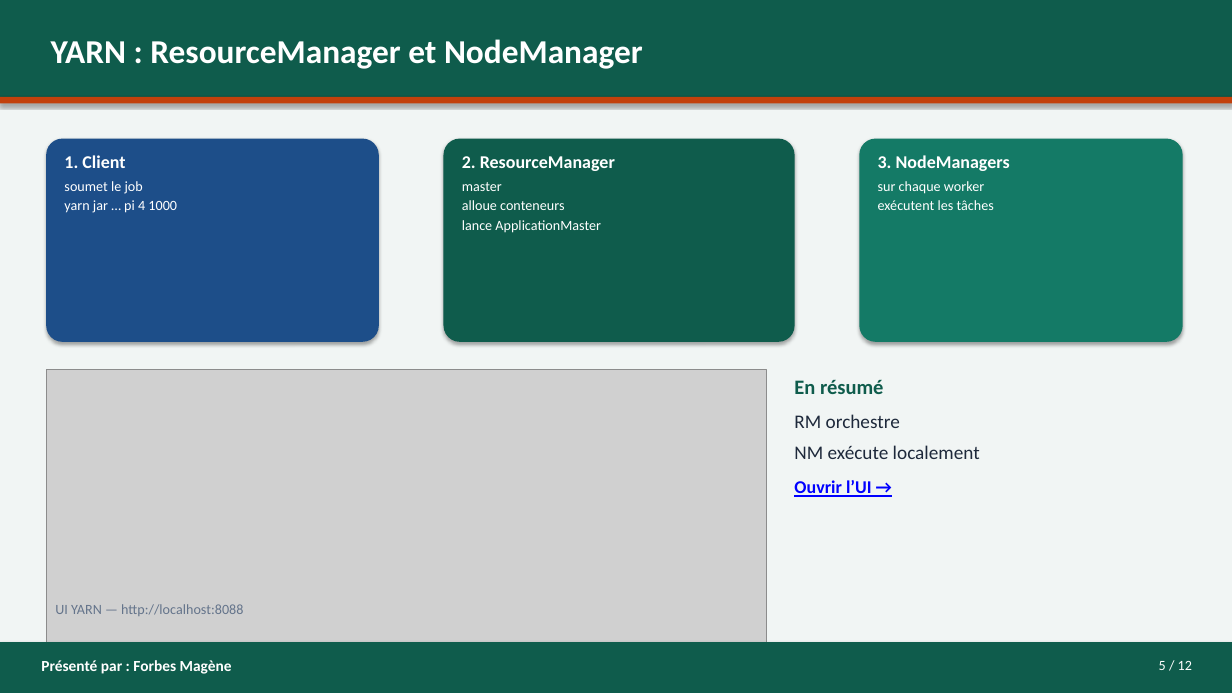
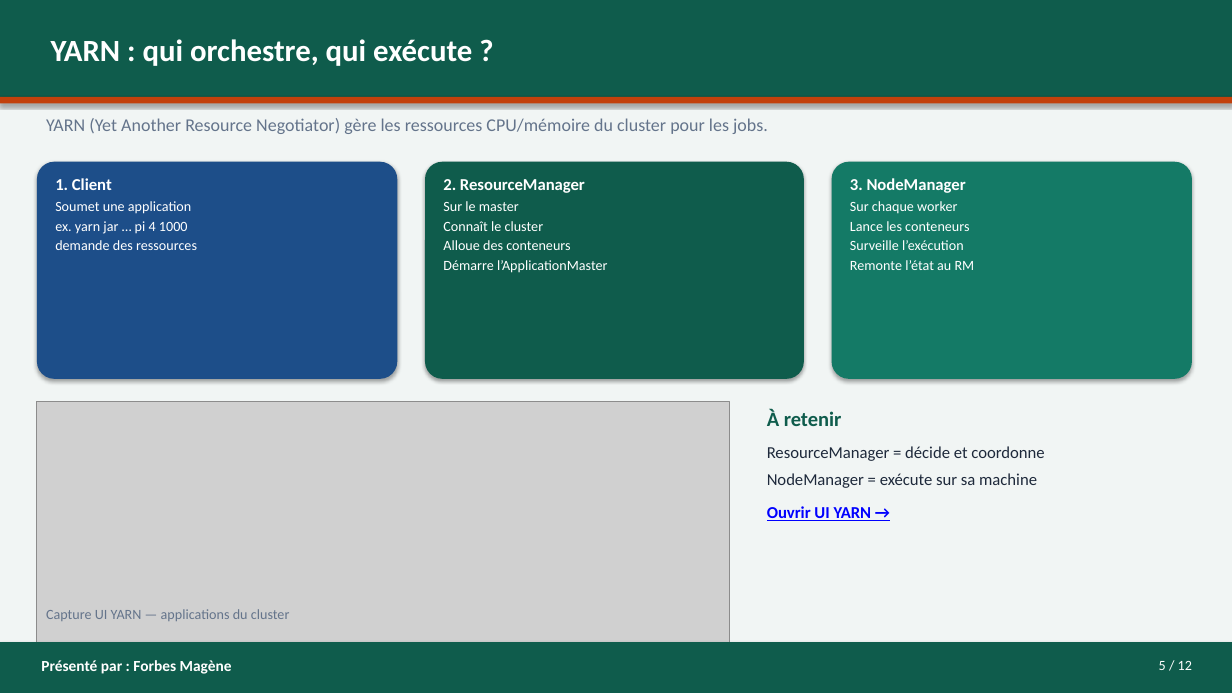
Before and after one commit to asinyopetro/Les_Hadoop_Riders_G4, a slide deck: slide 5 of presentation/PRESENTATION-G4-Les_Hadoop_Riders.pptx. Drawn at 1232x693 pixels with LibreOffice and Linux fonts; fonts in the diff are those of the drawing; grey boxes stand for pictures. Boxes give left, top, right and bottom in pixels: in the first picture for what was removed or moved away, otherwise in the second. Text is boxed around its words. In the diff, an @@ line names an element or a change of style, - is before the commit and + after.

```diff
--- a/presentation/PRESENTATION-G4-Les_Hadoop_Riders.pptx
+++ b/presentation/PRESENTATION-G4-Les_Hadoop_Riders.pptx
@@ text at (51, 39, 472, 66): text changed; size 26 to 24 pt @@
-YARN : ResourceManager et NodeManager
+YARN : qui orchestre, qui exécute ?
@@ text added at (46, 118, 768, 134), 14 pt, text #64748B @@
+YARN (Yet Another Resource Negotiator) gère les ressources CPU/mémoire du cluster pour les jobs.
@@ rounded rectangle: place and size @@
-rounded rectangle at (46, 139, 379, 342)
+rounded rectangle at (37, 162, 397, 379)
@@ text "1. Client": place and size @@
-text "1. Client" at (64, 155, 177, 213)
+text "1. Client" at (55, 178, 197, 250)
@@ text at (55, 178, 112, 190): size 14 to 13 pt in "1. Client"; less space between paragraphs @@
@@ rounded rectangle: place and size @@
-rounded rectangle at (444, 139, 795, 342)
+rounded rectangle at (425, 162, 804, 379)
@@ text "2. ResourceManager": place and size @@
-text "2. ResourceManager" at (462, 156, 615, 233)
+text "2. ResourceManager" at (443, 179, 608, 273)
@@ text at (443, 179, 585, 193): size 14 to 13 pt in "2. ResourceManager"; less space between paragraphs @@
@@ rounded rectangle: place and size @@
-rounded rectangle at (860, 139, 1183, 342)
+rounded rectangle at (832, 162, 1192, 379)
@@ text at (850, 178, 975, 270): text changed @@
-3. NodeManagers
-sur chaque worker
-exécutent les tâches
+3. NodeManager
+Sur chaque worker
+Lance les conteneurs
+Surveille l’exécution
+Remonte l’état au RM
@@ text at (55, 201, 197, 250): text changed @@
-soumet le job
-yarn jar … pi 4 1000
+Soumet une application
+ex. yarn jar … pi 4 1000
+demande des ressources
@@ text at (443, 201, 608, 273): text changed @@
-master
-alloue conteneurs
-lance ApplicationMaster
+Sur le master
+Connaît le cluster
+Alloue des conteneurs
+Démarre l’ApplicationMaster
@@ text removed at (794, 380, 980, 497) @@
-En résumé
-RM orchestre
-NM exécute localement
-Ouvrir l’UI →
@@ picture: place and size @@
-picture at (46, 370, 767, 693)
+picture at (37, 402, 730, 693)
@@ text added at (767, 409, 1044, 521), 13 pt, text #1E293B @@
+À retenir
+ResourceManager = décide et coordonne
+NodeManager = exécute sur sa machine
+Ouvrir UI YARN →
@@ text at (46, 609, 290, 621): text changed @@
-UI YARN — http://localhost:8088
+Capture UI YARN — applications du cluster
```
Also in this commit, not shown: 11 other slides changed, 3 other files.
